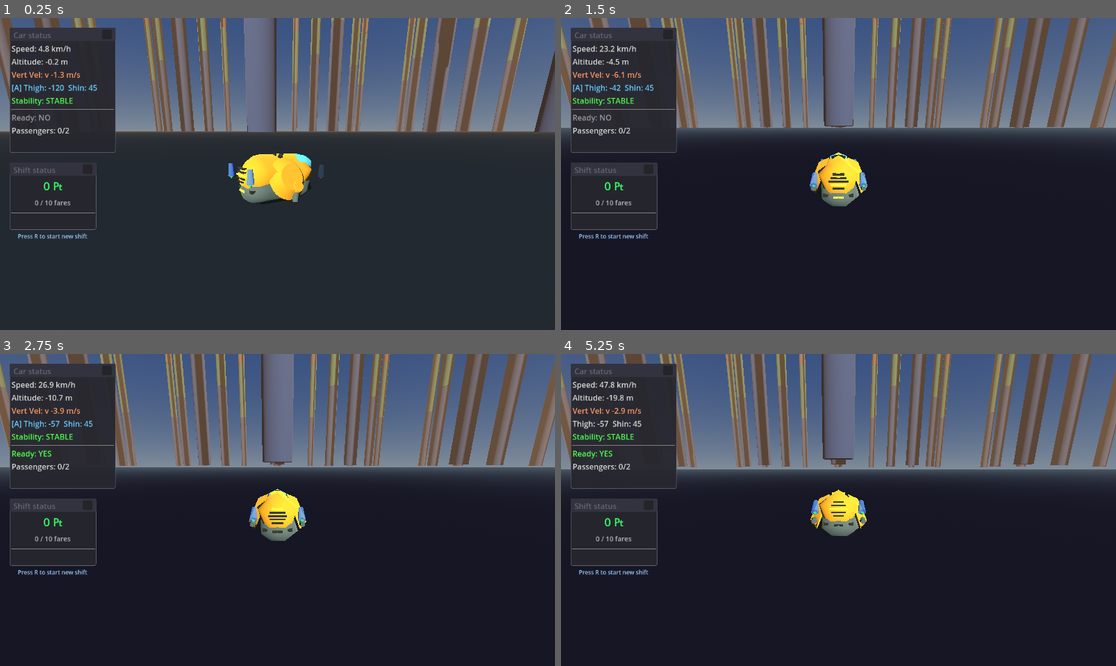
Above: before the commit, frames 1-4 (two rows, left to right).
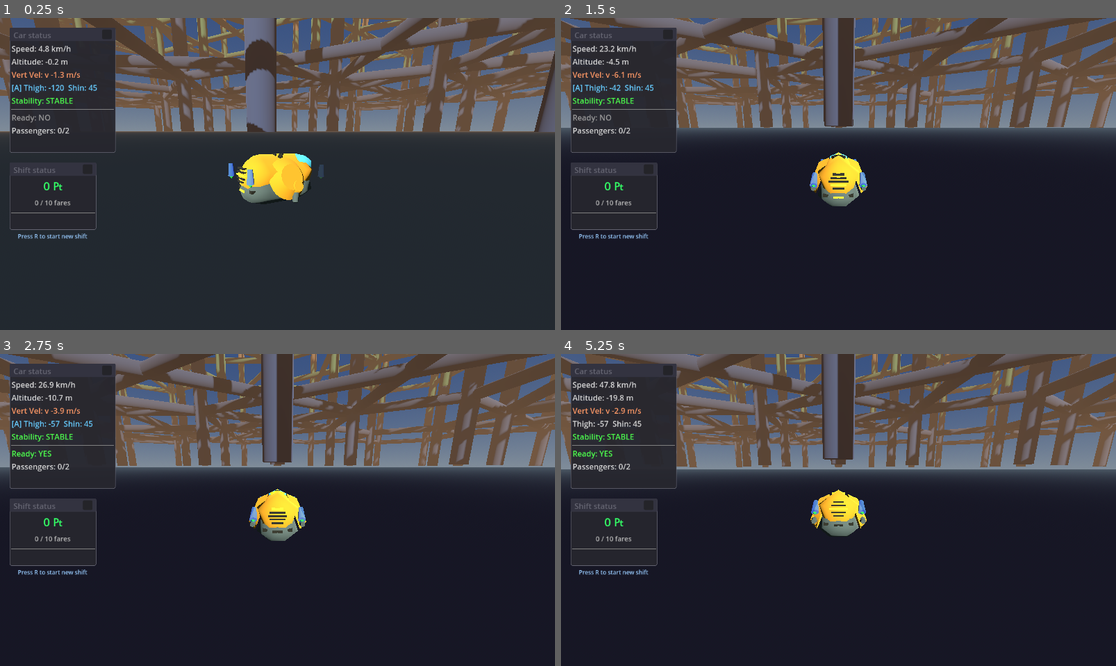
Above: after the commit, the same moments.

Repository: TaxiService/fcar
Game: Godot game, scene res://city/city_test.tscn
The game is run twice, just before and just after one commit, with the same random seed, the same clock (stepped at 60 frames per second) and the same inputs. This scene is started directly instead of the project's main scene.
Inputs (mouse positions are in pixels of both pictures, inside the frame that each line leads up to):
- Up to frame 1 (0.25 s): no input
- Up to frame 2 (1.5 s): tap R (toggle_ready_for_fares) at 0.5, 1.25 s; move the mouse to (866, 174) at 0.52 s; hold C (crouch) 0.53-1.28 s; hold W (forward) from 0.53 s (still down); click (866, 174) at 0.67 s; tap Space (jump) at 0.77 s; move the mouse to (810, 174) at 1.27 s; tap T (eject_passengers) at 1.35 s
- Up to frame 3 (2.75 s): keep holding W (forward); tap Space (jump) at 1.52 s; tap R (toggle_ready_for_fares) at 2 s; move the mouse to (288, 503) at 2.02 s; tap V (toggle_auto_hover) at 2.1 s
- Up to frame 4 (5.25 s): keep holding W (forward); tap R (toggle_ready_for_fares) at 2.75, 3.5, 3.6, 4.25 s; move the mouse to (832, 516) at 2.77 s; tap Ctrl (toggle_com_compensation) at 2.85 s; click (832, 516) at 2.92 s; tap Space (jump) at 3.02, 3.77, 4.52 s; move the mouse to (877, 513) at 3.52 s; move the mouse to (794, 506) at 4.27 s; tap Alt at 4.35 s; move the mouse to (844, 510) at 5.02 s; hold Shift from 5.03 s (still down); click (844, 510) at 5.17 s

The runs differ from the first frame. In frame 1, 15% of the frame differs, in the area x 0-100%, y 0-37%; in frame 2, 14%; in frame 3, 14%; in frame 4, 14%.

Commit message:
Crosslink pattern system for internal hex connections
Adds procedural crosslink connectors within hexagons:
- Pattern library: cross, dagger, triangle, star, rect, single, empty
- Per-biome pattern rolling with random rotation (0-5)
- Configurable enabled_patterns array in inspector
- Edge connectors + crosslinks create varied city structure

The city now has both edge beams (along hex edges) and internal
crosslinks (connecting non-adjacent spires within each hex).

Co-Authored-By: Claude Opus 4.5 <noreply@anthropic.com>

Diff:
--- a/city/CityGenerator.gd
+++ b/city/CityGenerator.gd
@@ -12,6 +12,27 @@
 @export var spire_height: float = 2000.0  # 2km tall
 @export var spire_radius: float = 15.0  # 30m diameter
 @export var biome_count: int = 4  # Number of vertical sections
+
+# Connector settings
+@export var connector_radius: float = 10.0  # 20m diameter beams
+@export var connectors_per_biome: int = 1  # How many connector levels per biome section
+
+# Crosslink pattern library - vertex pairs within a hexagon (vertices 0-5)
+# These connect non-adjacent spires inside each hex
+const CROSSLINK_PATTERNS = {
+	"empty": [],
+	"cross": [[0, 3], [1, 4]],
+	"cross_alt": [[0, 3], [2, 5]],
+	"dagger": [[0, 3], [1, 5], [2, 4]],  # All opposite pairs
+	"triangle": [[0, 2], [2, 4], [4, 0]],
+	"triangle_alt": [[1, 3], [3, 5], [5, 1]],
+	"star": [[0, 2], [1, 3], [2, 4], [3, 5], [4, 0], [5, 1]],
+	"rect": [[0, 1], [1, 3], [3, 4], [4, 0]],
+	"single": [[0, 3]],  # Just one through line
+}
+
+# Which patterns to use (can be customized)
+@export var enabled_patterns: Array[String] = ["empty", "cross", "dagger", "triangle", "single"]
 
 # Visual settings
 @export var biome_colors: Array[Color] = [
@@ -24,6 +45,8 @@
 # Runtime data
 var spire_positions: Array[Vector3] = []  # All spire world positions
 var hex_centers: Array[Vector2] = []  # Hex center positions (2D, xz plane)
+var hex_vertex_lists: Array = []  # Array of vertex position arrays (one per hex, 6 vertices each)
+var connector_edges: Array = []  # Array of [Vector3, Vector3] pairs for edge connector endpoints
 
 # Debug settings
 @export var show_ground_grid: bool = true
@@ -86,18 +109,26 @@
 	# Clear existing
 	_clear_generated()
 
-	# Step 1: Generate hex grid and find all unique spire positions
+	# Step 1: Generate hex grid and find all unique spire positions + edges
 	_generate_hex_grid()
 
 	# Step 2: Create spires at each position
 	_generate_spires()
 
-	print("CityGenerator: Done! Generated %d spires" % spire_positions.size())
+	# Step 3: Create edge connectors between spires
+	_generate_connectors()
+
+	# Step 4: Create crosslink connectors within hexagons
+	_generate_crosslinks()
+
+	print("CityGenerator: Done! Generated %d spires, %d edge connections, %d hexagons" % [spire_positions.size(), connector_edges.size(), hex_vertex_lists.size()])
 
 
 func _clear_generated():
 	spire_positions.clear()
 	hex_centers.clear()
+	hex_vertex_lists.clear()
+	connector_edges.clear()
 
 	for child in spires_container.get_children():
 		child.queue_free()
@@ -121,8 +152,9 @@
 		var coords = _get_hex_ring(ring)
 		hex_coords.append_array(coords)
 
-	# Convert hex coords to world positions and collect unique vertices
+	# Convert hex coords to world positions and collect unique vertices + edges
 	var vertex_set: Dictionary = {}  # Use dict as set, key = snapped position string
+	var edge_set: Dictionary = {}  # Track unique edges, key = sorted endpoint keys
 
 	for coord in hex_coords:
 		var center = _axial_to_world(coord)
@@ -130,18 +162,41 @@
 
 		# Get the 6 vertices of this hexagon
 		var vertices = _get_hex_vertices(center)
+
+		# Store vertex list for this hex (as Vector3 for crosslinks later)
+		var vertex_list_3d: Array[Vector3] = []
 		for v in vertices:
+			vertex_list_3d.append(Vector3(v.x, 0, v.y))
+		hex_vertex_lists.append(vertex_list_3d)
+
+		for i in range(6):
+			var v = vertices[i]
 			# Snap to avoid floating point duplicates
 			var key = _snap_position_key(v)
 			if not vertex_set.has(key):
 				vertex_set[key] = v
 
-	# Convert to array
+			# Add edge to next vertex (wrapping around)
+			var v_next = vertices[(i + 1) % 6]
+			var key_next = _snap_position_key(v_next)
+			var edge_key = _make_edge_key(key, key_next)
+			if not edge_set.has(edge_key):
+				edge_set[edge_key] = [v, v_next]
+
+	# Convert vertices to array
 	for pos in vertex_set.values():
 		spire_positions.append(Vector3(pos.x, 0, pos.y))
 
+	# Convert edges to array (as Vector3 pairs at y=0)
+	for edge in edge_set.values():
+		connector_edges.append([
+			Vector3(edge[0].x, 0, edge[0].y),
+			Vector3(edge[1].x, 0, edge[1].y)
+		])
+
 	print("  Hex count: %d" % hex_centers.size())
 	print("  Unique vertices (spires): %d" % spire_positions.size())
+	print("  Unique edges (connectors): %d" % connector_edges.size())
 
 
 func _get_hex_ring(ring: int) -> Array[Vector2i]:
@@ -192,6 +247,14 @@
 	return "%d,%d" % [int(round(pos.x)), int(round(pos.y))]
 
 
+func _make_edge_key(key_a: String, key_b: String) -> String:
+	# Create a consistent key for an edge (order-independent)
+	if key_a < key_b:
+		return key_a + "|" + key_b
+	else:
+		return key_b + "|" + key_a
+
+
 func _generate_spires():
 	var biome_height = spire_height / biome_count
 
@@ -200,6 +263,113 @@
 		var spire = _create_spire(pos, biome_height)
 		spire.name = "Spire_%d" % i
 		spires_container.add_child(spire)
+
+
+func _generate_connectors():
+	var biome_height = spire_height / biome_count
+	var connector_count = 0
+
+	for edge_idx in range(connector_edges.size()):
+		var edge = connector_edges[edge_idx]
+		var start_pos: Vector3 = edge[0]
+		var end_pos: Vector3 = edge[1]
+
+		# Create connectors at each biome level
+		for biome_idx in range(biome_count):
+			# Calculate heights for this biome's connectors
+			var biome_base = biome_height * biome_idx
+			for conn_idx in range(connectors_per_biome):
+				# Distribute connectors evenly within the biome
+				var height_offset = biome_height * (conn_idx + 0.5) / connectors_per_biome
+				var connector_y = biome_base + height_offset
+
+				var connector = _create_connector(start_pos, end_pos, connector_y, biome_idx)
+				connector.name = "EdgeConn_%d_B%d_%d" % [edge_idx, biome_idx, conn_idx]
+				connectors_container.add_child(connector)
+				connector_count += 1
+
+	print("  Generated %d edge connector beams" % connector_count)
+
+
+func _generate_crosslinks():
+	if enabled_patterns.is_empty():
+		print("  No crosslink patterns enabled")
+		return
+
+	var biome_height = spire_height / biome_count
+	var crosslink_count = 0
+
+	for hex_idx in range(hex_vertex_lists.size()):
+		var vertices = hex_vertex_lists[hex_idx]
+
+		# For each biome level, roll a pattern
+		for biome_idx in range(biome_count):
+			# Pick random pattern
+			var pattern_name = enabled_patterns[randi() % enabled_patterns.size()]
+			var pattern = CROSSLINK_PATTERNS.get(pattern_name, [])
+
+			if pattern.is_empty():
+				continue
+
+			# Pick random rotation (0-5)
+			var rotation = randi() % 6
+
+			# Calculate height for this biome's crosslinks
+			var biome_base = biome_height * biome_idx
+			for conn_idx in range(connectors_per_biome):
+				var height_offset = biome_height * (conn_idx + 0.5) / connectors_per_biome
+				var connector_y = biome_base + height_offset
+
+				# Generate each connection in the pattern
+				for pair in pattern:
+					# Apply rotation to vertex indices
+					var v1_idx = (pair[0] + rotation) % 6
+					var v2_idx = (pair[1] + rotation) % 6
+
+					var start_pos = vertices[v1_idx]
+					var end_pos = vertices[v2_idx]
+
+					var connector = _create_connector(start_pos, end_pos, connector_y, biome_idx)
+					connector.name = "Crosslink_%d_B%d_%s_%d" % [hex_idx, biome_idx, pattern_name, crosslink_count]
+					connectors_container.add_child(connector)
+					crosslink_count += 1
+
+	print("  Generated %d crosslink beams" % crosslink_count)
+
+
+func _create_connector(start: Vector3, end: Vector3, height: float, biome_idx: int) -> Node3D:
+	var connector_root = Node3D.new()
+
+	# Calculate position and rotation
+	var start_3d = Vector3(start.x, height, start.z)
+	var end_3d = Vector3(end.x, height, end.z)
+	var midpoint = (start_3d + end_3d) / 2.0
+	var direction = end_3d - start_3d
+	var length = direction.length()
+
+	connector_root.position = midpoint
+
+	# Create cylinder mesh (horizontal)
+	var mesh_instance = MeshInstance3D.new()
+	var cylinder = CylinderMesh.new()
+	cylinder.top_radius = connector_radius
+	cylinder.bottom_radius = connector_radius
+	cylinder.height = length - spire_radius * 2  # Subtract spire radius from each end
+	mesh_instance.mesh = cylinder
+
+	# Rotate to align with edge direction (cylinder is vertical by default)
+	# We need to rotate it to be horizontal and point in the right direction
+	mesh_instance.rotation.x = PI / 2  # Lay flat
+	connector_root.rotation.y = atan2(direction.x, direction.z)  # Point toward end
+
+	# Material - slightly darker than spire biome color
+	var mat = StandardMaterial3D.new()
+	var base_color = biome_colors[biome_idx] if biome_idx < biome_colors.size() else Color.GRAY
+	mat.albedo_color = base_color.darkened(0.2)
+	mesh_instance.material_override = mat
+
+	connector_root.add_child(mesh_instance)
+	return connector_root
 
 
 func _create_spire(pos: Vector3, biome_height: float) -> Node3D:
--- a/city/city_test.tscn
+++ b/city/city_test.tscn
@@ -49,6 +49,7 @@
 hex_edge_length = 420.0
 grid_rings = 3
 spire_radius = 30.0
+connector_radius = 20.0
 fcar_spawn_height = 750.0
 
 [node name="Camera3D" type="Camera3D" parent="." node_paths=PackedStringArray("target")]
